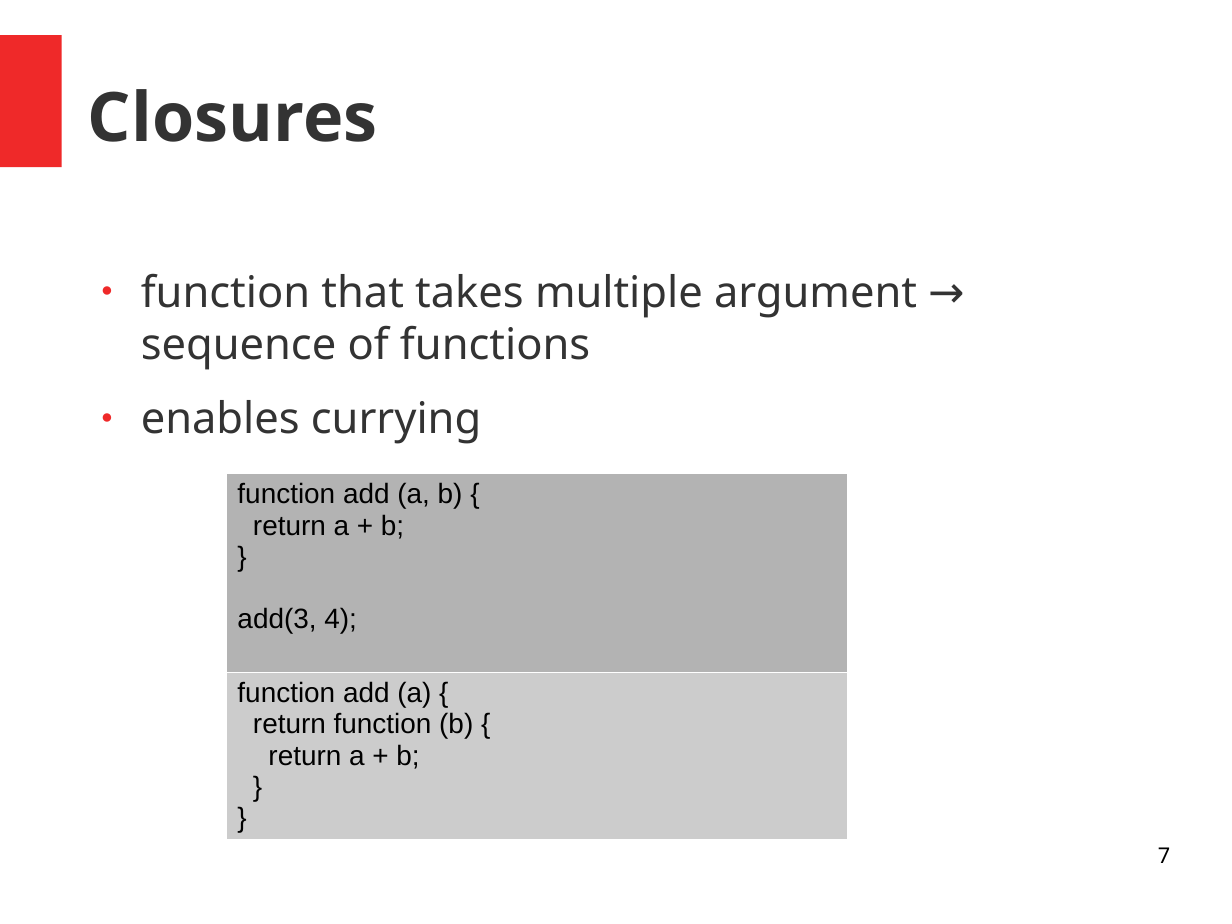
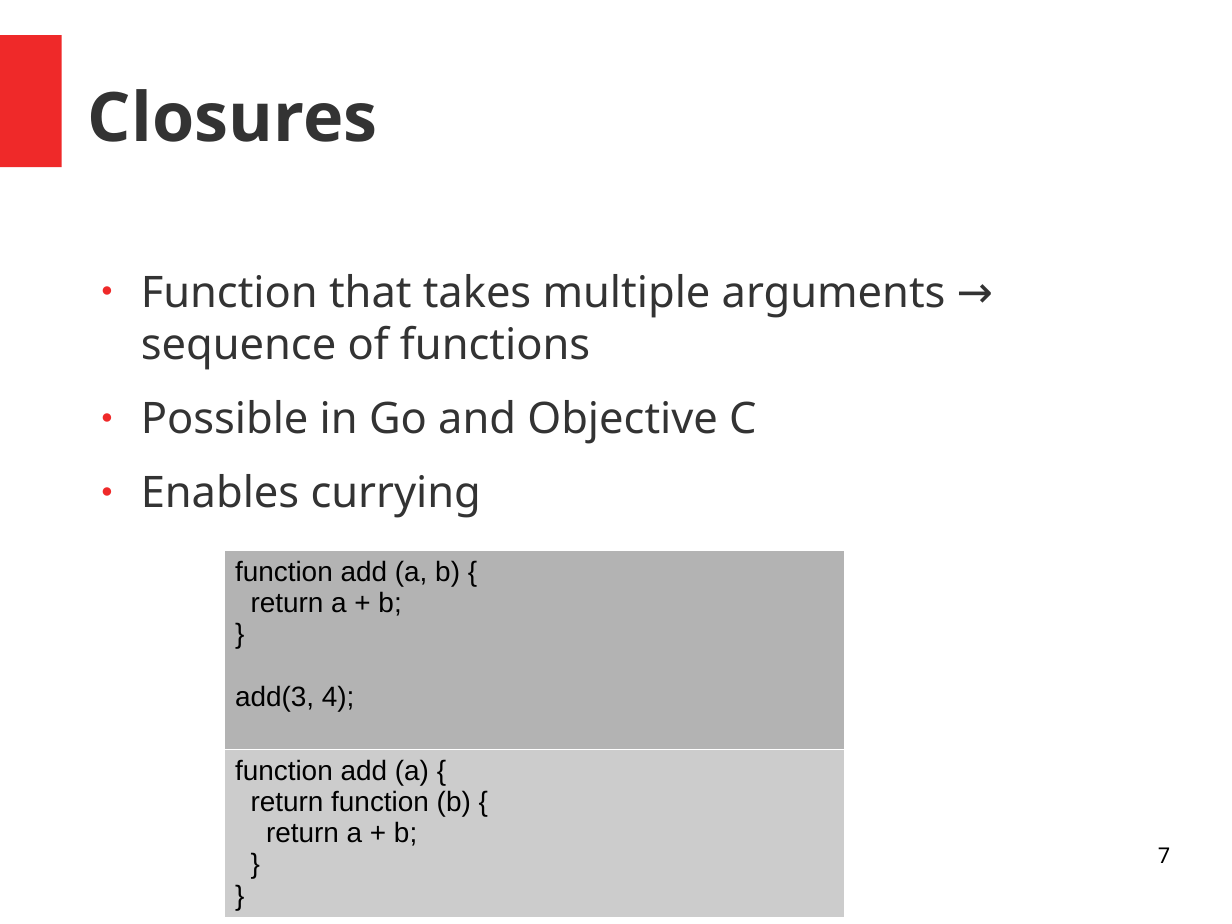
Before and after one commit to simonmtr/inf-fwpm-objective-c-bool-parser, a slide deck: slide 7 of presentation/presentation.odp. Drawn at 1232x924 pixels with LibreOffice and Linux fonts; fonts in the diff are those of the drawing. Boxes give left, top, right and bottom in pixels: in the first picture for what was removed or moved away, otherwise in the second. Text is boxed around its words. In the diff, an @@ line names an element or a change of style, - is before the commit and + after.

```diff
--- a/presentation/presentation.odp
+++ b/presentation/presentation.odp
@@ text at (x1=141, y1=274, x2=946, y2=518): text changed @@
-● function that takes multiple argument → sequence of functions
-● enables currying
+● Function that takes multiple arguments → sequence of functions
+● Possible in Go and Objective C
+● Enables currying
@@ table moved from (x1=227, y1=473, x2=847, y2=840) to (x1=224, y1=550, x2=844, y2=917) @@
```
Also in this commit, not shown: 9 other slides changed, 4 other files.
